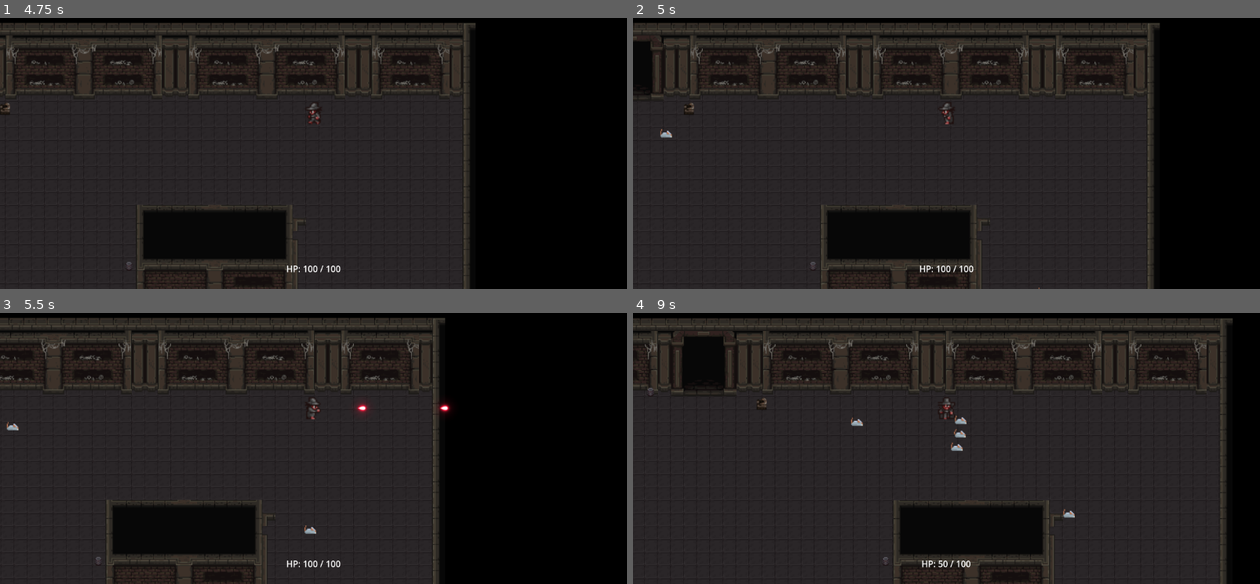
Above: before the commit, frames 1-4 (two rows, left to right).
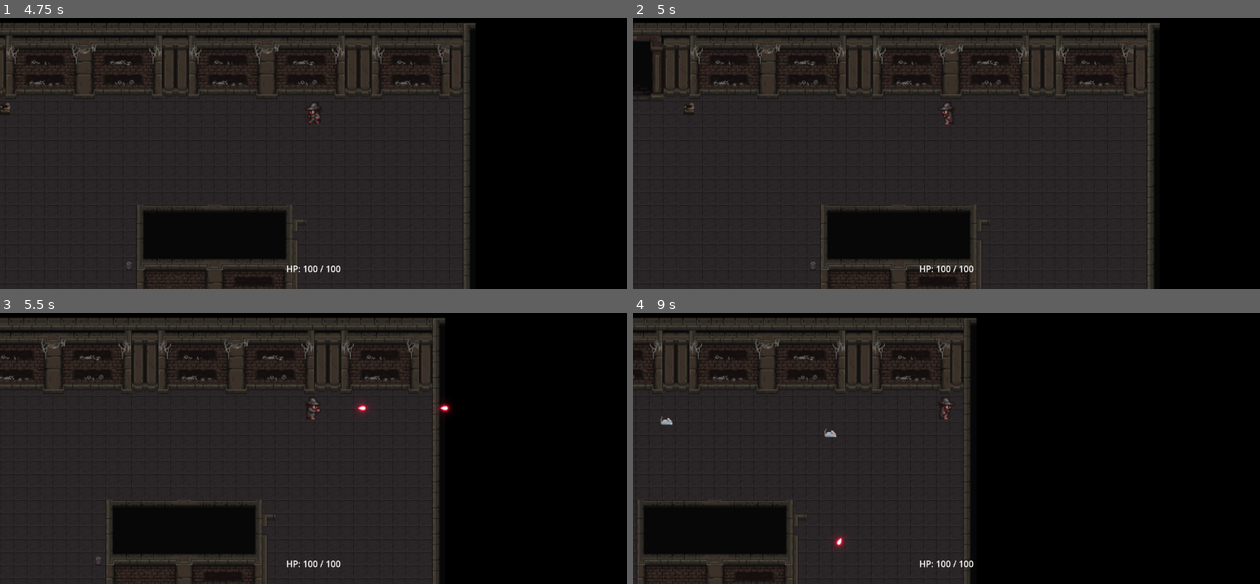
Above: after the commit, the same moments.

Repository: Jopsakee/PersonalGameProject
Game: Godot game, scene res://scenes/levels/test_room.tscn
The game is run twice, just before and just after one commit, with the same random seed, the same clock (stepped at 60 frames per second) and the same inputs.
Inputs (mouse positions are in pixels of both pictures, inside the frame that each line leads up to):
- Up to frame 1 (4.75 s): tap Enter (ui_accept) at 0.5, 0.77, 1.52, 3.02, 3.77, 4.52 s; move the mouse to (451, 96) at 0.52 s; press the mouse at (451, 96) at 0.53 s; hold D (move_right) 0.53-2.03 s; move the mouse to (188, 131) at 1.27 s; release the mouse at (188, 131) at 1.28 s; click (188, 131) at 1.35 s; move the mouse to (376, 36) at 2.02 s; press the mouse at (376, 36) at 2.03 s; hold A (move_left) 2.03-2.78 s; move the mouse to (282, 183) at 2.77 s; release the mouse at (282, 183) at 2.78 s; hold D (move_right) 2.78-4.28 s; click (282, 183) at 2.85 s; move the mouse to (501, 167) at 3.52 s; press the mouse at (501, 167) at 3.53 s; move the mouse to (125, 61) at 4.27 s; release the mouse at (125, 61) at 4.28 s; hold A (move_left) from 4.28 s (still down); click (125, 61) at 4.35 s
- Up to frame 2 (5 s): keep holding A (move_left)
- Up to frame 3 (5.5 s): move the mouse to (344, 407) at 5.02 s; release A (move_left) at 5.03 s; press the mouse at (344, 407) at 5.03 s; hold D (move_right) from 5.03 s (still down)
- Up to frame 4 (9 s): move the mouse to (852, 321) at 5.77 s; release D (move_right) at 5.78 s; release the mouse at (852, 321) at 5.78 s; hold A (move_left) 5.78-7.28 s; click (852, 321) at 5.85 s; tap Enter (ui_accept) at 6.02, 6.77, 7.52 s; move the mouse to (1084, 391) at 6.52 s; press the mouse at (1084, 391) at 6.53 s; move the mouse to (821, 426) at 7.27 s; release the mouse at (821, 426) at 7.28 s; hold D (move_right) from 7.28 s (still down); click (821, 426) at 7.35 s; move the mouse to (1009, 331) at 8.02 s; press the mouse at (1009, 331) at 8.03 s; move the mouse to (915, 478) at 8.77 s; release the mouse at (915, 478) at 8.78 s; click (915, 478) at 8.85 s

Frame 1 is identical in both runs. In frame 2, less than 0.1% of the frame differs, in the area x 4-65%, y 41-100%; in frame 3, less than 0.1%; in frame 4, 47%, in the area x 0-96%, y 1-100%.

Commit message:
Added rat animations

Diff:
--- a/personal-game-project/scenes/enemies/grunt.tscn
+++ b/personal-game-project/scenes/enemies/grunt.tscn
@@ -1,8 +1,81 @@
-[gd_scene load_steps=17 format=3 uid="uid://cocycxoe7p2w3"]
+[gd_scene load_steps=47 format=3 uid="uid://cocycxoe7p2w3"]
 
 [ext_resource type="Script" uid="uid://cfle7puxauovb" path="res://scripts/enemies/grunt.gd" id="1_a6gui"]
 [ext_resource type="Texture2D" uid="uid://c327gvfslrr7h" path="res://assets/rat/Rat_Idle.png" id="2_0woqi"]
+[ext_resource type="Texture2D" uid="uid://bk7rp6b8xfebq" path="res://assets/rat/Rat_Attack.png" id="2_hvqng"]
+[ext_resource type="Texture2D" uid="uid://5yogngdcx1k3" path="res://assets/rat/Rat_Death.png" id="3_g0d4h"]
 [ext_resource type="Texture2D" uid="uid://d241tyfnd20ck" path="res://assets/rat/Rat_Run.png" id="3_l0m5t"]
+[ext_resource type="Texture2D" uid="uid://f3vpwr3hqlr2" path="res://assets/rat/Rat_Hit.png" id="4_g0d4h"]
+[ext_resource type="Texture2D" uid="uid://tcqa8t0xdrrf" path="res://assets/rat/Rat_Attack_FX.png" id="7_gj8ti"]
+[ext_resource type="Texture2D" uid="uid://b2ivqqj3b6dei" path="res://assets/rat/Rat_Death_FX.png" id="8_ojm8e"]
+
+[sub_resource type="AtlasTexture" id="AtlasTexture_r8uvr"]
+atlas = ExtResource("2_hvqng")
+region = Rect2(0, 0, 64, 64)
+
+[sub_resource type="AtlasTexture" id="AtlasTexture_vhdhb"]
+atlas = ExtResource("2_hvqng")
+region = Rect2(64, 0, 64, 64)
+
+[sub_resource type="AtlasTexture" id="AtlasTexture_2q05s"]
+atlas = ExtResource("2_hvqng")
+region = Rect2(128, 0, 64, 64)
+
+[sub_resource type="AtlasTexture" id="AtlasTexture_mpsjw"]
+atlas = ExtResource("2_hvqng")
+region = Rect2(192, 0, 64, 64)
+
+[sub_resource type="AtlasTexture" id="AtlasTexture_j2bt6"]
+atlas = ExtResource("2_hvqng")
+region = Rect2(0, 64, 64, 64)
+
+[sub_resource type="AtlasTexture" id="AtlasTexture_hhh7b"]
+atlas = ExtResource("2_hvqng")
+region = Rect2(64, 64, 64, 64)
+
+[sub_resource type="AtlasTexture" id="AtlasTexture_w386c"]
+atlas = ExtResource("2_hvqng")
+region = Rect2(128, 64, 64, 64)
+
+[sub_resource type="AtlasTexture" id="AtlasTexture_vjnh2"]
+atlas = ExtResource("2_hvqng")
+region = Rect2(192, 64, 64, 64)
+
+[sub_resource type="AtlasTexture" id="AtlasTexture_imnsm"]
+atlas = ExtResource("3_g0d4h")
+region = Rect2(0, 0, 64, 64)
+
+[sub_resource type="AtlasTexture" id="AtlasTexture_fn4va"]
+atlas = ExtResource("3_g0d4h")
+region = Rect2(64, 0, 64, 64)
+
+[sub_resource type="AtlasTexture" id="AtlasTexture_dafig"]
+atlas = ExtResource("3_g0d4h")
+region = Rect2(128, 0, 64, 64)
+
+[sub_resource type="AtlasTexture" id="AtlasTexture_awdtk"]
+atlas = ExtResource("3_g0d4h")
+region = Rect2(192, 0, 64, 64)
+
+[sub_resource type="AtlasTexture" id="AtlasTexture_w1rhw"]
+atlas = ExtResource("3_g0d4h")
+region = Rect2(0, 64, 64, 64)
+
+[sub_resource type="AtlasTexture" id="AtlasTexture_854tf"]
+atlas = ExtResource("4_g0d4h")
+region = Rect2(0, 0, 64, 64)
+
+[sub_resource type="AtlasTexture" id="AtlasTexture_v77qy"]
+atlas = ExtResource("4_g0d4h")
+region = Rect2(64, 0, 64, 64)
+
+[sub_resource type="AtlasTexture" id="AtlasTexture_4dofd"]
+atlas = ExtResource("4_g0d4h")
+region = Rect2(128, 0, 64, 64)
+
+[sub_resource type="AtlasTexture" id="AtlasTexture_wcyoq"]
+atlas = ExtResource("4_g0d4h")
+region = Rect2(192, 0, 64, 64)
 
 [sub_resource type="AtlasTexture" id="AtlasTexture_hvqng"]
 atlas = ExtResource("2_0woqi")
@@ -46,6 +119,72 @@
 
 [sub_resource type="SpriteFrames" id="SpriteFrames_r8uvr"]
 animations = [{
+"frames": [{
+"duration": 1.0,
+"texture": SubResource("AtlasTexture_r8uvr")
+}, {
+"duration": 1.0,
+"texture": SubResource("AtlasTexture_vhdhb")
+}, {
+"duration": 1.0,
+"texture": SubResource("AtlasTexture_2q05s")
+}, {
+"duration": 1.0,
+"texture": SubResource("AtlasTexture_mpsjw")
+}, {
+"duration": 1.0,
+"texture": SubResource("AtlasTexture_j2bt6")
+}, {
+"duration": 1.0,
+"texture": SubResource("AtlasTexture_hhh7b")
+}, {
+"duration": 1.0,
+"texture": SubResource("AtlasTexture_w386c")
+}, {
+"duration": 1.0,
+"texture": SubResource("AtlasTexture_vjnh2")
+}],
+"loop": false,
+"name": &"attack",
+"speed": 16.0
+}, {
+"frames": [{
+"duration": 1.0,
+"texture": SubResource("AtlasTexture_imnsm")
+}, {
+"duration": 1.0,
+"texture": SubResource("AtlasTexture_fn4va")
+}, {
+"duration": 1.0,
+"texture": SubResource("AtlasTexture_dafig")
+}, {
+"duration": 1.0,
+"texture": SubResource("AtlasTexture_awdtk")
+}, {
+"duration": 1.0,
+"texture": SubResource("AtlasTexture_w1rhw")
+}],
+"loop": false,
+"name": &"death",
+"speed": 10.0
+}, {
+"frames": [{
+"duration": 1.0,
+"texture": SubResource("AtlasTexture_854tf")
+}, {
+"duration": 1.0,
+"texture": SubResource("AtlasTexture_v77qy")
+}, {
+"duration": 1.0,
+"texture": SubResource("AtlasTexture_4dofd")
+}, {
+"duration": 1.0,
+"texture": SubResource("AtlasTexture_wcyoq")
+}],
+"loop": false,
+"name": &"hit",
+"speed": 12.0
+}, {
 "frames": [{
 "duration": 1.0,
 "texture": SubResource("AtlasTexture_hvqng")
@@ -87,6 +226,68 @@
 "speed": 12.0
 }]
 
+[sub_resource type="AtlasTexture" id="AtlasTexture_wvsho"]
+atlas = ExtResource("7_gj8ti")
+region = Rect2(0, 0, 64, 64)
+
+[sub_resource type="AtlasTexture" id="AtlasTexture_elw2r"]
+atlas = ExtResource("7_gj8ti")
+region = Rect2(64, 0, 64, 64)
+
+[sub_resource type="AtlasTexture" id="AtlasTexture_m8hlb"]
+atlas = ExtResource("7_gj8ti")
+region = Rect2(128, 0, 64, 64)
+
+[sub_resource type="AtlasTexture" id="AtlasTexture_c7gbl"]
+atlas = ExtResource("7_gj8ti")
+region = Rect2(192, 0, 64, 64)
+
+[sub_resource type="AtlasTexture" id="AtlasTexture_kwpaq"]
+atlas = ExtResource("7_gj8ti")
+region = Rect2(0, 64, 64, 64)
+
+[sub_resource type="AtlasTexture" id="AtlasTexture_axkmk"]
+atlas = ExtResource("8_ojm8e")
+region = Rect2(0, 0, 64, 64)
+
+[sub_resource type="AtlasTexture" id="AtlasTexture_v70or"]
+atlas = ExtResource("8_ojm8e")
+region = Rect2(64, 0, 64, 64)
+
+[sub_resource type="SpriteFrames" id="SpriteFrames_jg53l"]
+animations = [{
+"frames": [{
+"duration": 1.0,
+"texture": SubResource("AtlasTexture_wvsho")
+}, {
+"duration": 1.0,
+"texture": SubResource("AtlasTexture_elw2r")
+}, {
+"duration": 1.0,
+"texture": SubResource("AtlasTexture_m8hlb")
+}, {
+"duration": 1.0,
+"texture": SubResource("AtlasTexture_c7gbl")
+}, {
+"duration": 1.0,
+"texture": SubResource("AtlasTexture_kwpaq")
+}],
+"loop": false,
+"name": &"attack_fx",
+"speed": 5.0
+}, {
+"frames": [{
+"duration": 1.0,
+"texture": SubResource("AtlasTexture_axkmk")
+}, {
+"duration": 1.0,
+"texture": SubResource("AtlasTexture_v70or")
+}],
+"loop": true,
+"name": &"death_fx",
+"speed": 2.0
+}]
+
 [sub_resource type="CircleShape2D" id="CircleShape2D_uxy5n"]
 
 [sub_resource type="CircleShape2D" id="CircleShape2D_0woqi"]
@@ -94,10 +295,16 @@
 
 [node name="Grunt" type="CharacterBody2D" groups=["enemy"]]
 script = ExtResource("1_a6gui")
+move_speed = 100.0
 
 [node name="AnimatedSprite2D" type="AnimatedSprite2D" parent="."]
 sprite_frames = SubResource("SpriteFrames_r8uvr")
-animation = &"run"
+animation = &"hit"
+
+[node name="FX" type="AnimatedSprite2D" parent="."]
+visible = false
+sprite_frames = SubResource("SpriteFrames_jg53l")
+animation = &"death_fx"
 
 [node name="CollisionShape2D" type="CollisionShape2D" parent="."]
 position = Vector2(1.6666667, 11.333334)
@@ -111,5 +318,6 @@
 scale = Vector2(0.9591883, 1.0301024)
 shape = SubResource("CircleShape2D_0woqi")
 
+[connection signal="animation_finished" from="FX" to="." method="_on_fx_animation_finished"]
 [connection signal="body_entered" from="AttackArea" to="." method="_on_attack_area_body_entered"]
 [connection signal="body_exited" from="AttackArea" to="." method="_on_attack_area_body_exited"]
--- a/personal-game-project/scripts/enemies/grunt.gd
+++ b/personal-game-project/scripts/enemies/grunt.gd
@@ -5,37 +5,51 @@
 
 @export var touch_damage: int = 10
 @export var attack_interval: float = 0.8
+@export var attack_anim_duration: float = 0.25
 
 var health: int = 0
 var target: Node2D = null
-var anim: AnimatedSprite2D = null
 
 var _attack_cooldown: float = 0.0
+var _attack_timer: float = 0.0
 var _player_in_range: Node2D = null
+
+var _is_dead: bool = false
+var _is_hurt: bool = false
+
+@onready var anim: AnimatedSprite2D = $AnimatedSprite2D
+@onready var fx_anim: AnimatedSprite2D = $FX
 
 
 func _ready() -> void:
 	health = max_health
 
-	# Player must be in "player" group
+	# Find player
 	target = get_tree().get_first_node_in_group("player")
 	if target == null:
 		print("Grunt: no player found in group 'player'!")
 
-	anim = $AnimatedSprite2D
 	if anim:
 		anim.play("idle")
 
+	if fx_anim:
+		fx_anim.visible = false
+
 
 func _physics_process(delta: float) -> void:
+	if _is_dead:
+		return
+
 	_attack_cooldown -= delta
+	_attack_timer = max(_attack_timer - delta, 0.0)
 
 	if target == null or not is_instance_valid(target):
 		velocity = Vector2.ZERO
 		move_and_slide()
+		_update_animation()
 		return
 
-	# Movement toward the player
+	# Move toward player
 	var dir: Vector2 = target.global_position - global_position
 	if dir.length() > 5.0:
 		velocity = dir.normalized() * move_speed
@@ -44,53 +58,127 @@
 
 	move_and_slide()
 
-	# Attack if player is inside AttackArea and cooldown is ready
+	# Try to attack if player is inside AttackArea and cooldown ready
 	if _player_in_range != null and _attack_cooldown <= 0.0:
 		_attack_cooldown = attack_interval
 		_attack_target()
 
-	# Animations
-	if anim:
-		if velocity.length() > 0.0:
-			if anim.animation != "run":
-				anim.play("run")
-		else:
-			if anim.animation != "idle":
-				anim.play("idle")
+	_update_animation()
+
+
+func _update_animation() -> void:
+	if anim == null:
+		return
+
+	if _is_dead:
+		if anim.animation != "death":
+			anim.play("death")
+		return
+
+	if _attack_timer > 0.0:
+		if anim.animation != "attack":
+			anim.play("attack")
+		return
+
+	if velocity.length() > 0.0:
+		if anim.animation != "run":
+			anim.play("run")
+	else:
+		if anim.animation != "idle":
+			anim.play("idle")
 
 
 func _attack_target() -> void:
 	if _player_in_range == null or not is_instance_valid(_player_in_range):
 		return
 
+	_attack_timer = attack_anim_duration
+
 	if _player_in_range.has_method("apply_damage"):
-		print("Grunt: attacking player for ", touch_damage, " damage.")
 		_player_in_range.apply_damage(touch_damage)
-	else:
-		print("Grunt: body in range has no apply_damage()!")
+
+	_play_attack_fx()
+
+
+func _play_attack_fx() -> void:
+	if fx_anim == null:
+		return
+	fx_anim.visible = true
+	fx_anim.play("attack_fx")
+
+
+func _on_FX_animation_finished() -> void:
+	# Hide FX when its animation ends
+	if fx_anim:
+		fx_anim.visible = false
 
 
 func apply_damage(amount: int) -> void:
+	if _is_dead:
+		return
+
 	health -= amount
 	print("Grunt took ", amount, " damage. Health: ", health, "/", max_health)
+
 	if health <= 0:
 		die()
+	else:
+		if not _is_hurt:
+			_play_hurt_blink()
+
+
+func _play_hurt_blink() -> void:
+	_is_hurt = true
+	_hurt_blink_coroutine()
+
+
+func _hurt_blink_coroutine() -> void:
+	var original_modulate: Color = anim.modulate
+
+	# Blink a few times: alpha 0.3 <-> 1.0
+	for i in range(4):
+		if _is_dead:
+			break
+		anim.modulate.a = 0.3
+		await get_tree().create_timer(0.05).timeout
+		if _is_dead:
+			break
+		anim.modulate.a = 1.0
+		await get_tree().create_timer(0.05).timeout
+
+	anim.modulate = original_modulate
+	_is_hurt = false
 
 
 func die() -> void:
-	print("Grunt died.")
+	if _is_dead:
+		return
+
+	_is_dead = true
+	velocity = Vector2.ZERO
+	_player_in_range = null
+
+	if fx_anim:
+		fx_anim.visible = true
+		fx_anim.play("death_fx")
+
+	if anim:
+		anim.play("death")
+
+	_death_wait_and_free()
+
+
+func _death_wait_and_free() -> void:
+	if anim:
+		await anim.animation_finished
 	queue_free()
 
 
 func _on_attack_area_body_entered(body: Node2D) -> void:
-	# Only care about the player entering
 	if body.is_in_group("player"):
-		print("Grunt: player entered attack area.")
 		_player_in_range = body
 
 
 func _on_attack_area_body_exited(body: Node2D) -> void:
-	# If the player left, clear reference
 	if body == _player_in_range:
-		print("Grunt: player left attack area.")
 		_player_in_range = null
Binary file added: personal-game-project/assets/bat/Bat_Attack.png
Not shown, added: personal-game-project/assets/bat/Bat_Attack.png.import
Binary file added: personal-game-project/assets/bat/Bat_Attack_FX.png
Not shown, added: personal-game-project/assets/bat/Bat_Attack_FX.png.import
Binary file added: personal-game-project/assets/bat/Bat_Death.png
Not shown, added: personal-game-project/assets/bat/Bat_Death.png.import
Binary file added: personal-game-project/assets/bat/Bat_Death_FX.png
Not shown, added: personal-game-project/assets/bat/Bat_Death_FX.png.import
Binary file added: personal-game-project/assets/bat/Bat_Fly.png
Not shown, added: personal-game-project/assets/bat/Bat_Fly.png.import
Binary file added: personal-game-project/assets/bat/Bat_Full.png
Not shown, added: personal-game-project/assets/bat/Bat_Full.png.import
(and 16 more such lines)
